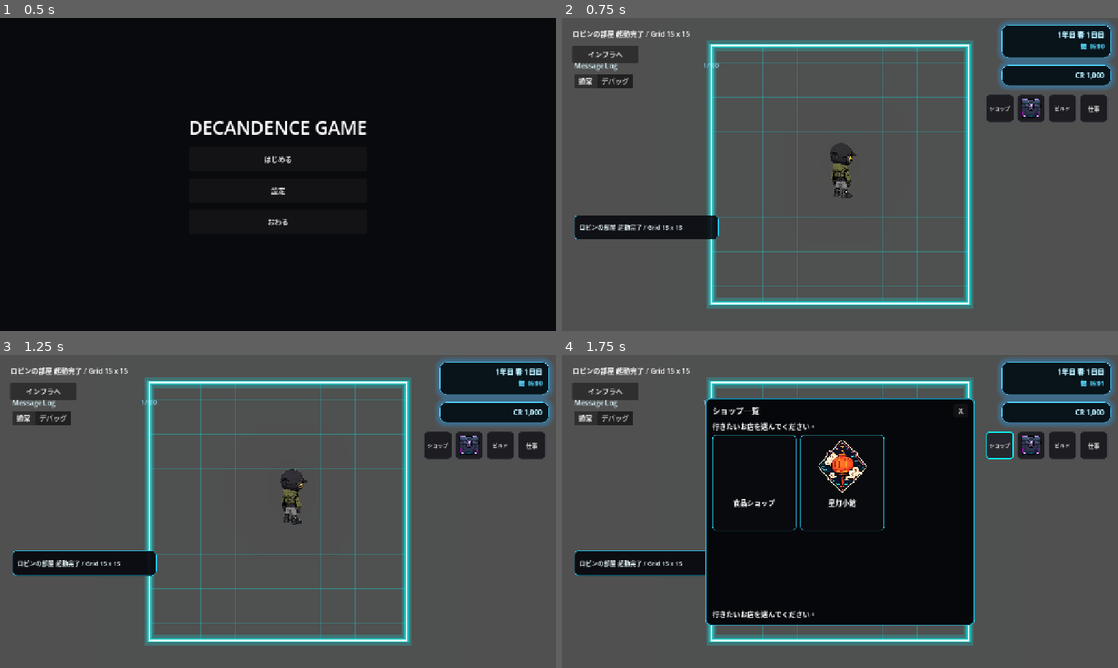
Above: before the commit, frames 1-4 (two rows, left to right).
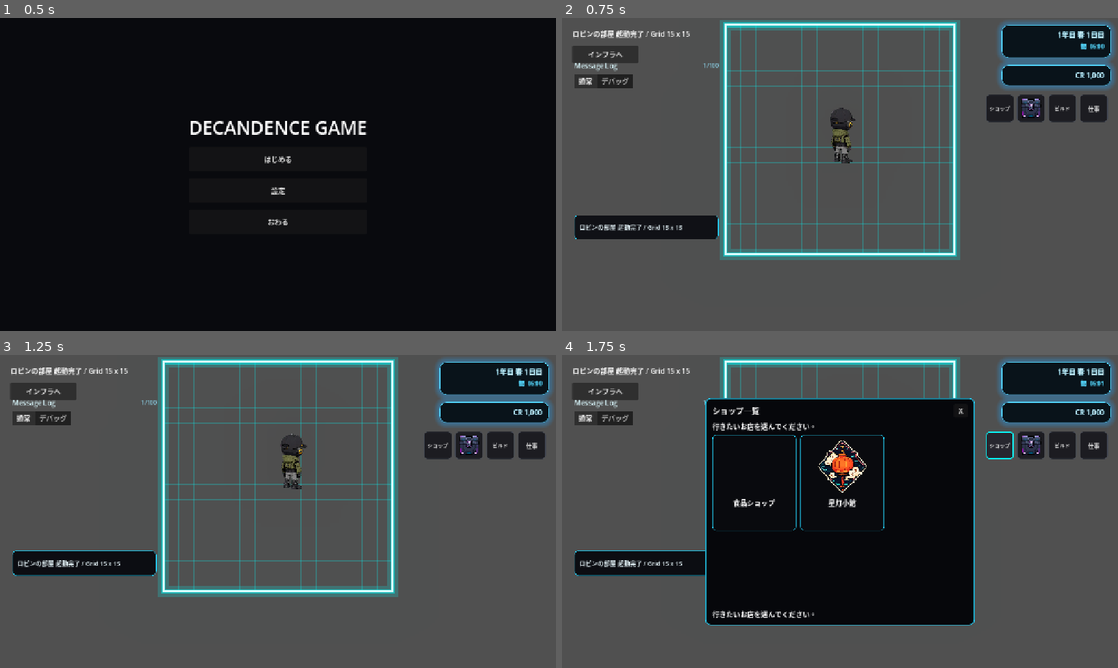
Above: after the commit, the same moments.

Repository: grimoire1089-coder/optimistic
Game: Godot game, scene res://Scenes/Boot/TitleScene.tscn
Two runs of this game, one before a commit and one after it. Both use one fixed random seed, a clock stepped at 60 frames per second and the inputs below. Sound files missing from this copy of the repository are replaced by a short silence.
Inputs:
- Up to frame 1 (0.5 s): no input
- Up to frame 2 (0.75 s): click "はじめる" at 0.5 s
- Up to frame 3 (1.25 s): no input
- Up to frame 4 (1.75 s): click "ショップ" at 1.25 s

Frame 1 is identical in both runs. In frame 2, 15% of the frame differs, in the area x 26-74%, y 0-93%; in frame 3, 15%; in frame 4, 5.4%.

Commit message:
Restore map size and only shift it upward

Diff:
--- a/Scenes/Main/MainScene.tscn
+++ b/Scenes/Main/MainScene.tscn
@@ -36,8 +36,7 @@
 [node name="RobinRoomMap" type="Node2D" parent="." unique_id=723162854]
 z_index = -30
 script = ExtResource("11_room_map_grid")
-screen_margin = 64.0
-bottom_reserved_margin = 192.0
+map_visual_offset = Vector2(0, -80)
 fixed_grid_size = Vector2i(15, 15)
 fit_cell_size_to_visual_rect = true
 
